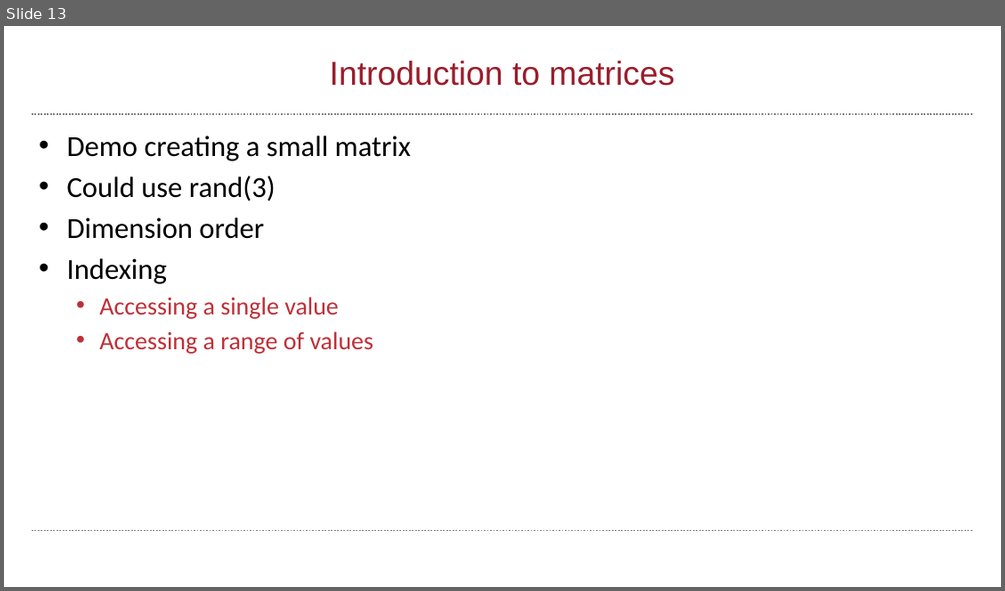
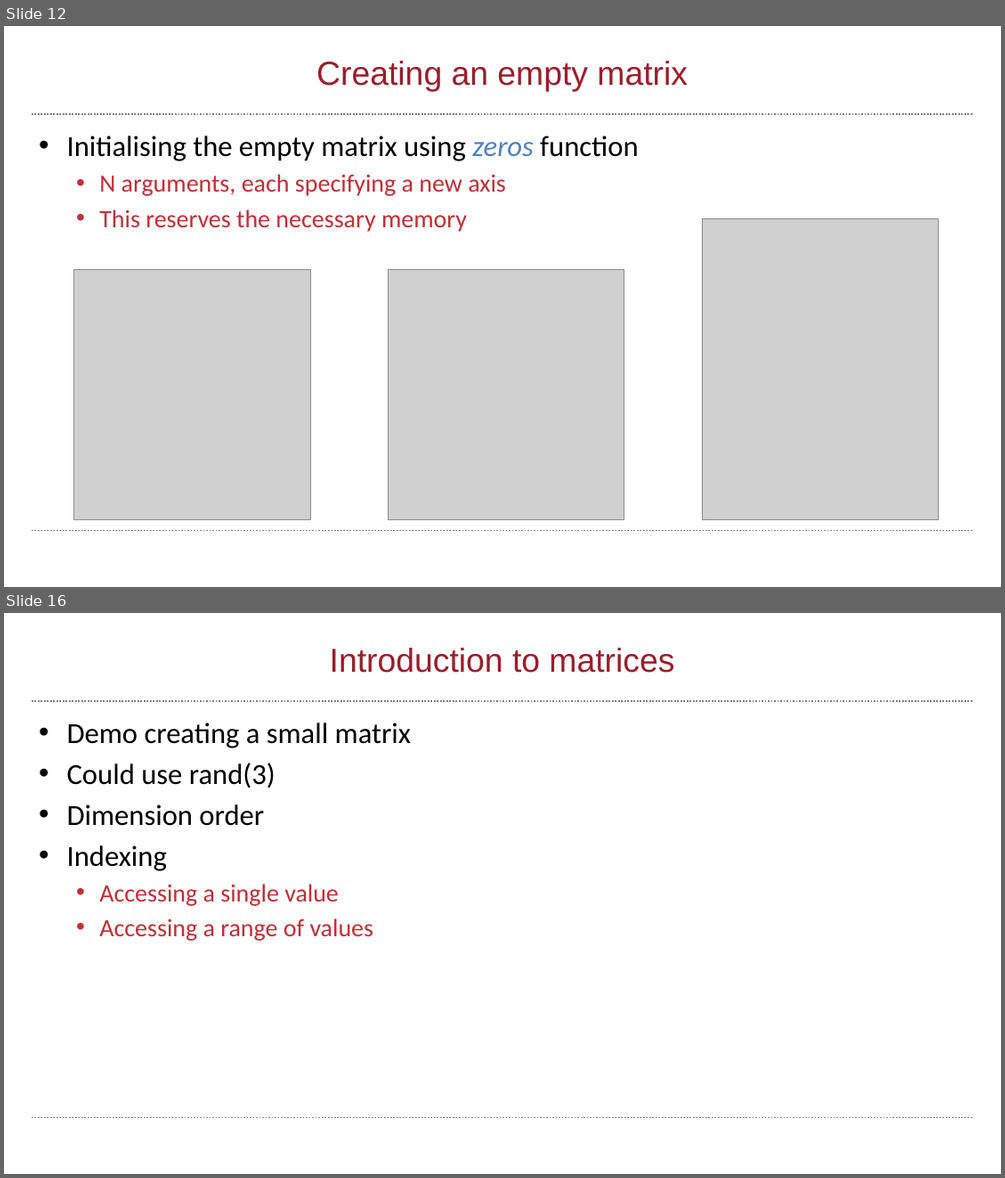
Before and after one commit to wbif-bristol/MATLAB-course, a slide deck: Session 2 - Matrices and image processing/MATLAB Session 2.pptx. Shown one above the other, each under a label of ours: slide 13 before the commit, slides 12 and 16 after it; the slides between them are not shown. The pictures are 1005x591 and 1005x1178 pixels, drawn with LibreOffice and Linux fonts; fonts in the diff are those of the drawing; grey boxes stand for pictures; background and template pictures are left out. Boxes give left, top, right and bottom in pixels: in the first picture for what was removed or moved away, otherwise in the second. Text is boxed around its words. In the diff, an @@ line names an element or a change of style, - is before the commit and + after.

```diff
--- a/Session 2 - Matrices and image processing/MATLAB Session 2.pptx
+++ b/Session 2 - Matrices and image processing/MATLAB Session 2.pptx
@@ slide 12 added at (x1=4, y1=26, x2=1001, y2=587), background #FFFFFF; not listed: 2 template elements that a slide beside it also shows @@
@@ title added at (x1=316, y1=61, x2=688, y2=92), 32 pt, text #9A1D2B @@
+Creating an empty matrix
@@ text added at (x1=67, y1=135, x2=639, y2=232), 24 pt, text #BF2F37 @@
+• Initialising the empty matrix using zeros function
+  • N arguments, each specifying a new axis
+  • This reserves the necessary memory
@@ picture added at (x1=702, y1=219, x2=938, y2=520) @@
@@ picture added at (x1=73, y1=269, x2=310, y2=520) @@
@@ picture added at (x1=388, y1=269, x2=624, y2=520) @@
@@ what was slide 13 is now slide 16 @@
```
Also in this commit, not shown: 4 slides changed, 3 other slides added, 3 slides removed, 3 other files.
